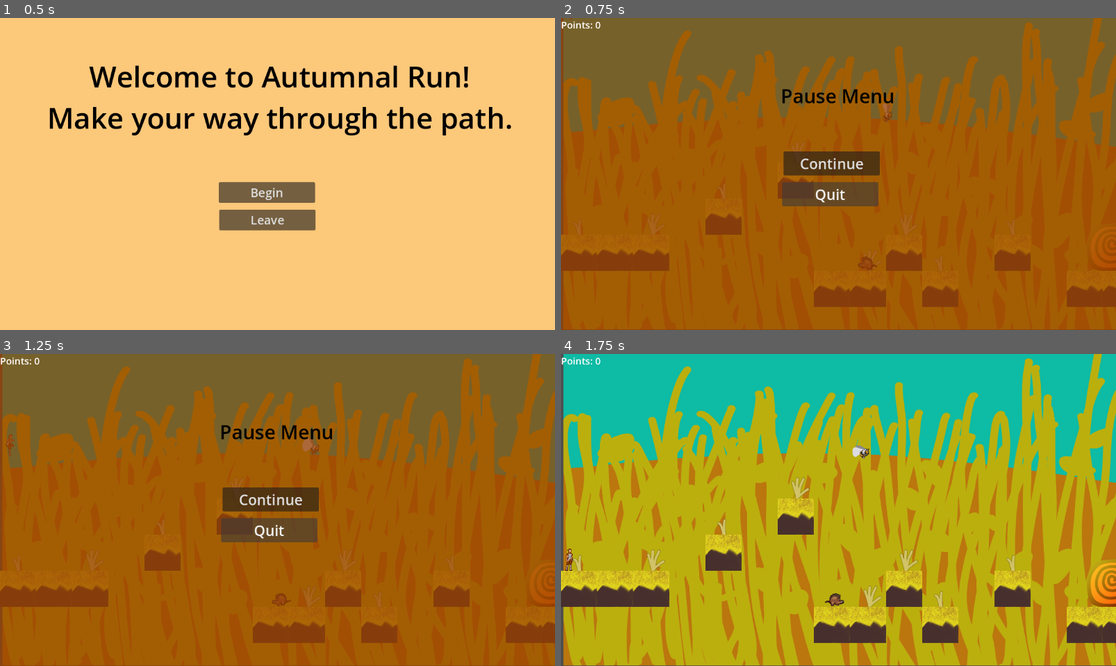
Above: before the commit, frames 1-4 (two rows, left to right).
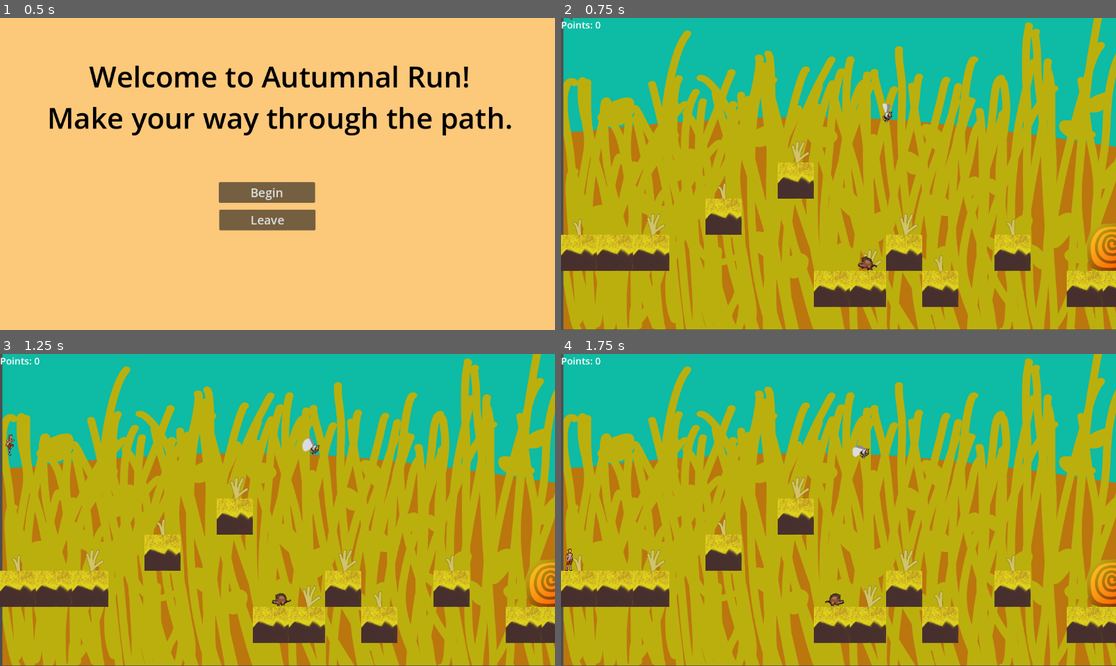
Above: after the commit, the same moments.

Repository: SkyeM33/2D-Platformer
Game: Godot game, scene res://game.tscn
Same seed, same stepped clock (60 frames per second), same inputs: the game is played once before the commit and once after it.
Inputs (mouse positions are in pixels of both pictures, inside the frame that each line leads up to):
- Up to frame 1 (0.5 s): no input
- Up to frame 2 (0.75 s): click "Begin" at 0.5 s
- Up to frame 3 (1.25 s): no input
- Up to frame 4 (1.75 s): click (832, 500) at 1.25 s, where only the run before the commit has a clickable "Continue"

Frame 1 is identical in both runs. In frame 2, 100% of the frame differs, in the area x 0-100%, y 0-100%; in frame 3, 100%; in frame 4, nothing differs.

Commit message:
Added sounds

Diff:
--- a/Enemies/Bee.gd
+++ b/Enemies/Bee.gd
@@ -52,6 +52,8 @@
 		body.die()
 		$AnimatedSprite2D.play("Attacking")
 		$AnimatedSprite2D.play("Idle")
+		var bee_sound = get_node_or_null("/root/Game/BeeSound")
+		bee_sound.play()
 
 
 func _on_above_and_below_body_entered(body):
--- a/Enemies/boar_3.gd
+++ b/Enemies/boar_3.gd
@@ -42,6 +42,8 @@
 		body.die()
 		$Boar.animation = "Attacking"
 		SM.set_state("Attack")
+		var boar_sound = get_node_or_null("/root/Game/BoarSound")
+		boar_sound.play()
 
 func move():
 	var tween = create_tween()
--- a/Levels/level_2.tscn
+++ b/Levels/level_2.tscn
@@ -9,6 +9,8 @@
 [ext_resource type="PackedScene" uid="uid://3ekipwe3voqp" path="res://Enemies/boar_3.tscn" id="8_63yyj"]
 [ext_resource type="PackedScene" uid="uid://chg52dofx8plp" path="res://Enemies/bee.tscn" id="8_eai8l"]
 [ext_resource type="Script" path="res://UI/Menu.gd" id="9_07245"]
+[ext_resource type="AudioStream" uid="uid://btxwk58tnsmb4" path="res://Assets/Bee.wav" id="10_53c88"]
+[ext_resource type="AudioStream" uid="uid://d2gw3awy04hkr" path="res://Assets/Boar.wav" id="11_ydupu"]
 
 [sub_resource type="TileSetAtlasSource" id="TileSetAtlasSource_x27d8"]
 texture = ExtResource("2_85rf7")
@@ -248,6 +250,7 @@
 [node name="UI" type="CanvasLayer" parent="."]
 
 [node name="Menu" type="Control" parent="UI"]
+visible = false
 layout_mode = 3
 anchors_preset = 0
 offset_right = 40.0
@@ -301,6 +304,12 @@
 theme_override_font_sizes/font_size = 20
 text = "Points: 0"
 
+[node name="BeeSound" type="AudioStreamPlayer2D" parent="."]
+stream = ExtResource("10_53c88")
+
+[node name="BoarSound" type="AudioStreamPlayer2D" parent="."]
+stream = ExtResource("11_ydupu")
+
 [connection signal="body_entered" from="To_3" to="To_3" method="_on_body_entered"]
 [connection signal="pressed" from="UI/Menu/Continue" to="UI/Menu" method="_on_continue_pressed"]
 [connection signal="pressed" from="UI/Menu/Quit" to="UI/Menu" method="_on_quit_pressed"]
--- a/Levels/level_3.tscn
+++ b/Levels/level_3.tscn
@@ -9,6 +9,8 @@
 [ext_resource type="PackedScene" uid="uid://3ekipwe3voqp" path="res://Enemies/boar_3.tscn" id="7_1ykrn"]
 [ext_resource type="PackedScene" uid="uid://chg52dofx8plp" path="res://Enemies/bee.tscn" id="8_pqqva"]
 [ext_resource type="Script" path="res://UI/Menu.gd" id="9_8ah8c"]
+[ext_resource type="AudioStream" uid="uid://d2gw3awy04hkr" path="res://Assets/Boar.wav" id="10_y5l2w"]
+[ext_resource type="AudioStream" uid="uid://btxwk58tnsmb4" path="res://Assets/Bee.wav" id="11_qni2t"]
 
 [sub_resource type="TileSetAtlasSource" id="TileSetAtlasSource_yjr3q"]
 texture = ExtResource("2_mutp3")
@@ -287,6 +289,12 @@
 theme_override_font_sizes/font_size = 20
 text = "Points: 0"
 
+[node name="BoarSound" type="AudioStreamPlayer2D" parent="."]
+stream = ExtResource("10_y5l2w")
+
+[node name="BeeSound" type="AudioStreamPlayer2D" parent="."]
+stream = ExtResource("11_qni2t")
+
 [connection signal="body_entered" from="To_4" to="To_4" method="_on_body_entered"]
 [connection signal="pressed" from="UI/Menu/Continue" to="UI/Menu" method="_on_continue_pressed"]
 [connection signal="pressed" from="UI/Menu/Quit" to="UI/Menu" method="_on_quit_pressed"]
--- a/Levels/level_4.tscn
+++ b/Levels/level_4.tscn
@@ -7,6 +7,7 @@
 [ext_resource type="Texture2D" uid="uid://61jskxmah413" path="res://Assets/Platformer sprite sheet fixed.png" id="4_rhker"]
 [ext_resource type="PackedScene" uid="uid://chg52dofx8plp" path="res://Enemies/bee.tscn" id="5_vpwxy"]
 [ext_resource type="Script" path="res://UI/Menu.gd" id="7_4bsh8"]
+[ext_resource type="AudioStream" uid="uid://btxwk58tnsmb4" path="res://Assets/Bee.wav" id="8_428nd"]
 
 [sub_resource type="AtlasTexture" id="AtlasTexture_olvke"]
 atlas = ExtResource("3_a8tl5")
@@ -155,7 +156,7 @@
 polygons = Array[PackedInt32Array]([PackedInt32Array(0, 1, 2, 3, 4, 5), PackedInt32Array(6, 7, 8, 5, 4, 9), PackedInt32 …(446 unchanged characters)…
 outlines = Array[PackedVector2Array]([PackedVector2Array(71, 522, 73, 157, 383, 2, 1152, 0, 1199, 599, 1127, 601, 1128, …(309 unchanged characters)…
 
-[node name="Level 4" type="Node2D"]
+[node name="Game" type="Node2D"]
 
 [node name="To_5" type="Area2D" parent="."]
 position = Vector2(1167, 503)
@@ -206,6 +207,7 @@
 [node name="UI" type="CanvasLayer" parent="."]
 
 [node name="Menu" type="Control" parent="UI"]
+visible = false
 layout_mode = 3
 anchors_preset = 0
 offset_right = 40.0
@@ -262,6 +264,9 @@
 [node name="NavigationRegion2D" type="NavigationRegion2D" parent="."]
 navigation_polygon = SubResource("NavigationPolygon_6u4cb")
 
+[node name="BeeSound" type="AudioStreamPlayer2D" parent="."]
+stream = ExtResource("8_428nd")
+
 [connection signal="body_entered" from="To_5" to="To_5" method="_on_body_entered"]
 [connection signal="pressed" from="UI/Menu/Continue" to="UI/Menu" method="_on_continue_pressed"]
 [connection signal="pressed" from="UI/Menu/Quit" to="UI/Menu" method="_on_quit_pressed"]
--- a/game.tscn
+++ b/game.tscn
@@ -8,6 +8,8 @@
 [ext_resource type="PackedScene" uid="uid://chg52dofx8plp" path="res://Enemies/bee.tscn" id="6_xry56"]
 [ext_resource type="PackedScene" uid="uid://c8i0oxf0vk8tg" path="res://Enemies/boar_2.tscn" id="7_ifm8i"]
 [ext_resource type="Script" path="res://UI/Menu.gd" id="8_7ak35"]
+[ext_resource type="AudioStream" uid="uid://d2gw3awy04hkr" path="res://Assets/Boar.wav" id="9_t88oh"]
+[ext_resource type="AudioStream" uid="uid://btxwk58tnsmb4" path="res://Assets/Bee.wav" id="10_27qg8"]
 
 [sub_resource type="RectangleShape2D" id="RectangleShape2D_aluuq"]
 size = Vector2(1152, 50)
@@ -241,6 +243,12 @@
 theme_override_font_sizes/font_size = 20
 text = "Points: 0"
 
+[node name="BoarSound" type="AudioStreamPlayer2D" parent="."]
+stream = ExtResource("9_t88oh")
+
+[node name="BeeSound" type="AudioStreamPlayer2D" parent="."]
+stream = ExtResource("10_27qg8")
+
 [connection signal="body_entered" from="To_2" to="To_2" method="_on_body_entered"]
 [connection signal="pressed" from="UI/Menu/Continue" to="UI/Menu" method="_on_continue_pressed"]
 [connection signal="pressed" from="UI/Menu/Quit" to="UI/Menu" method="_on_quit_pressed"]
Not shown, added: Assets/Bee.wav.import
Not shown, added: Assets/Boar.wav.import
Not shown: 1 places in Levels/level_2.tscn that only renumber resources
Not shown: 1 places in Levels/level_3.tscn that only renumber resources
Not shown: 1 places in Levels/level_4.tscn that only renumber resources
Not shown: 1 places in game.tscn that only renumber resources
